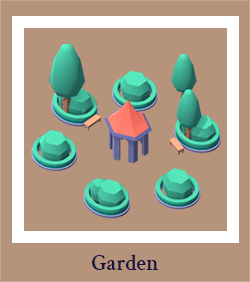
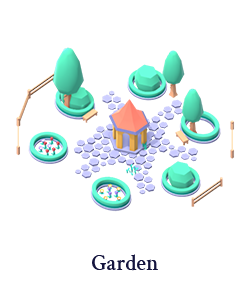
Layered file, before and after one edit (w=250, h=282). Changes by layer:
painted on "garden" over [16, 43, 235, 219]
hid "Rectangle 1" (1st of 10, in "Garden") over [16, 28, 235, 231]
hid "Layer 0" over [0, 0, 250, 282]
